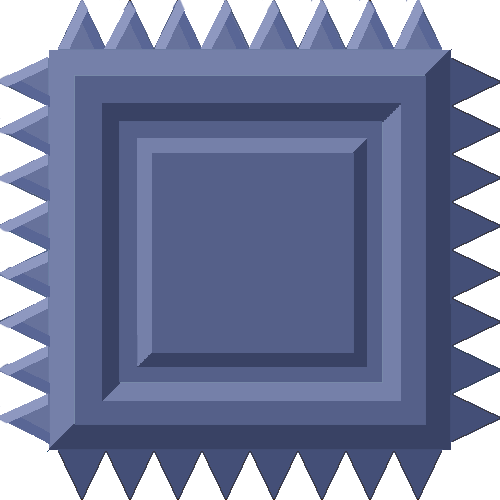
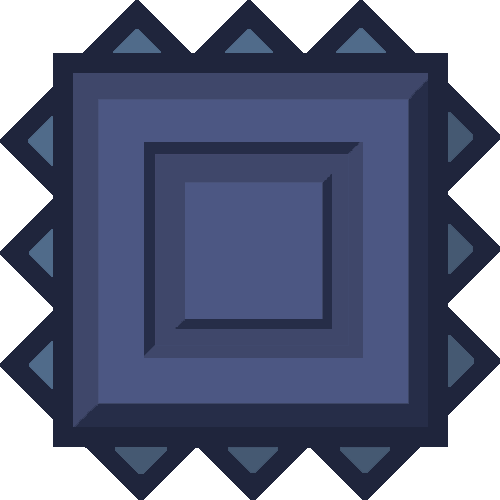
Before/after of a 500×500 layered artwork. What changed in the layer stack:
removed layer "Слой 2" over (137, 138, 367, 367)
removed layer "Слой 1" over (102, 103, 401, 401)
removed layer "Слой 3" over (0, 0, 424, 424)
removed layer "Слой 4" over (0, 0, 442, 444)
removed layer "Слой 0" over (0, 0, 500, 500)
added layer "Слой 14" above "Слой 7" over (173, 172, 332, 329)
added layer "Слой 7" above "Слой 12" over (144, 142, 363, 358)
added layer "Прямоугольник 2" above "Слой 11" over (53, 53, 448, 447)
added layer "Слой 11" above "Слой 13" over (0, 0, 500, 500)
added layer "Слой 13" above "Прямоугольник 1" over (69, 73, 431, 427)
